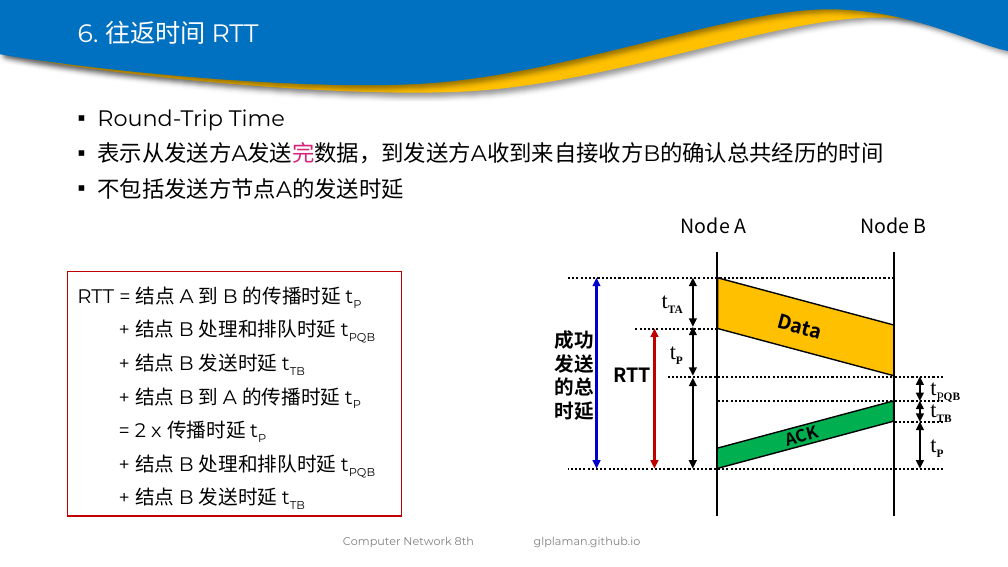
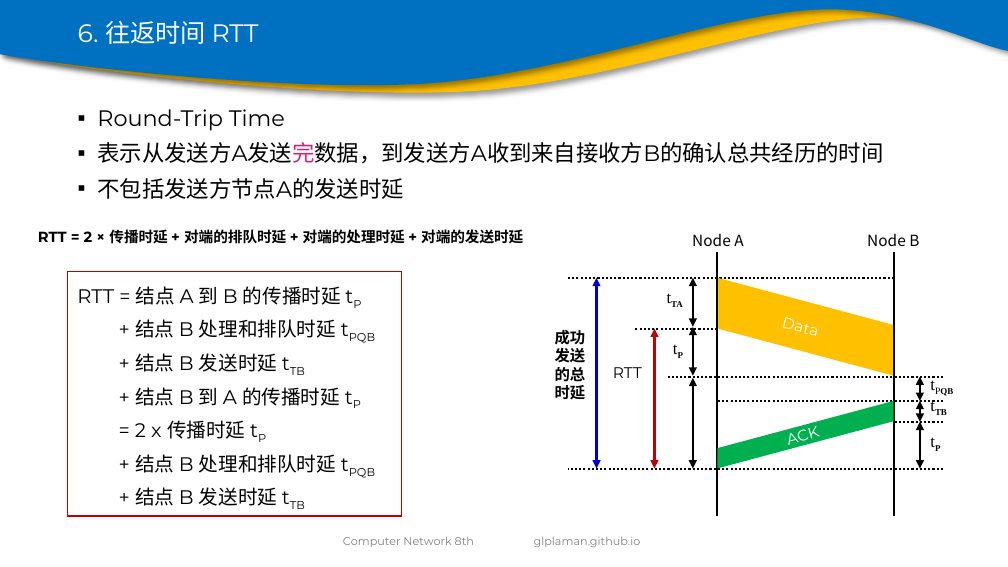
Before and after one commit to glplaman/glplaman.github.io, a slide deck: slide 85 of network/ppt/chap1.pptx. Drawn at 1008x567 pixels with LibreOffice and Linux fonts; fonts in the diff are those of the drawing; background and template pictures are left out. Boxes give left, top, right and bottom in pixels: in the first picture for what was removed or moved away, otherwise in the second. Text is boxed around its words. In the diff, an @@ line names an element or a change of style, - is before the commit and + after.

```diff
--- a/network/ppt/chap1.pptx
+++ b/network/ppt/chap1.pptx
@@ text added at box(38, 228, 523, 247), 10.5 pt, text #000000, bold @@
+RTT = 2 × 传播时延 + 对端的排队时延 + 对端的处理时延 + 对端的发送时延
@@ size 14 to 11 pt in 3 elements at box(555, 330, 586, 400), box(867, 233, 919, 246), box(692, 233, 743, 246) @@
@@ text "Node A": place and size @@
-text "Node A" at box(681, 217, 746, 234)
+text "Node A" at box(692, 233, 743, 246)
@@ text "Node B": place and size @@
-text "Node B" at box(860, 217, 927, 234)
+text "Node B" at box(867, 233, 919, 246)
@@ text "tTA" at box(642, 281, 692, 311): size 16 to 12 pt, size 14 to 11 pt in "tTA" @@
@@ parallelogram at box(705, 278, 906, 376): outline #000000 1 pt to none @@
@@ text "Data" at box(769, 305, 833, 349): size 14 to 11 pt, font Noto Sans CJK SC to Montserrat, text colour #000000 to #FFFFFF, bold off @@
@@ text "RTT" at box(613, 367, 642, 378): size 14 to 11 pt, font Noto Sans CJK SC to Montserrat, bold off @@
@@ text "tP" at box(642, 333, 692, 363): size 16 to 12 pt, size 14 to 11 pt in "tP" @@
@@ text "tPQB" at box(920, 369, 980, 399): size 16 to 12 pt, size 14 to 11 pt in "tPQB" @@
@@ parallelogram at box(712, 401, 899, 469): outline #000000 1 pt to none @@
@@ text "ACK" at box(788, 425, 820, 450): size 12 to 11 pt, font Noto Sans CJK SC to Montserrat, text colour #000000 to #FFFFFF, bold off @@
@@ text "tTB" at box(920, 390, 971, 420): size 16 to 12 pt, size 14 to 11 pt in "tTB" @@
@@ text "tP" at box(920, 425, 971, 456): size 16 to 12 pt, size 14 to 11 pt in "tP" @@
```
Also in this commit, not shown: 13 other slides changed, 47 other files.
